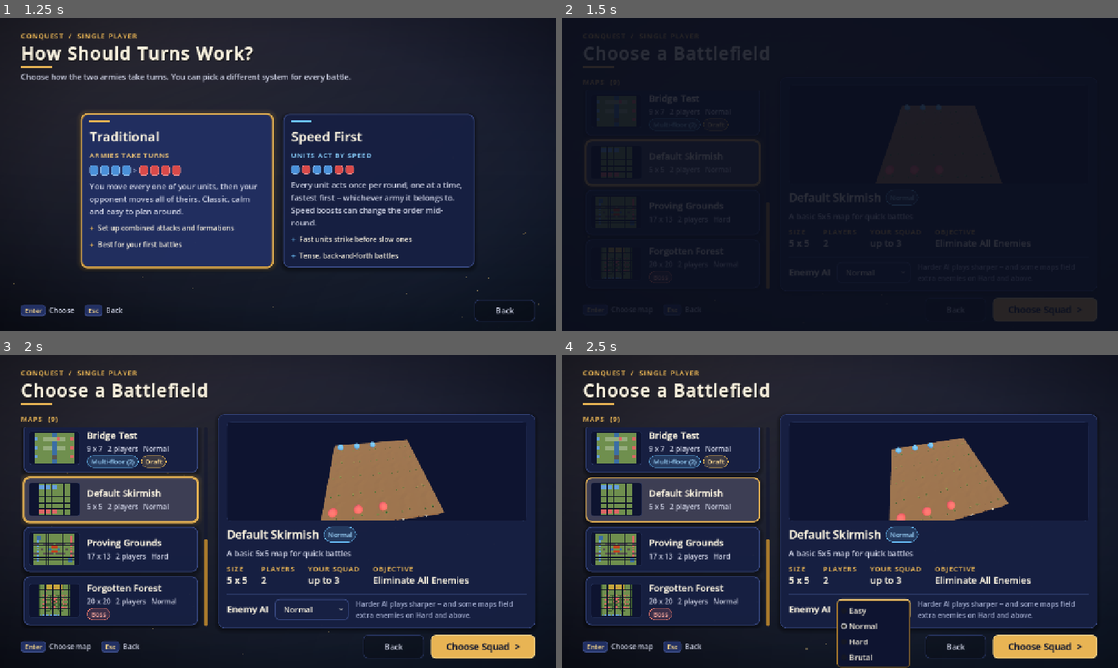
Above: before the commit, frames 1-4 (two rows, left to right).
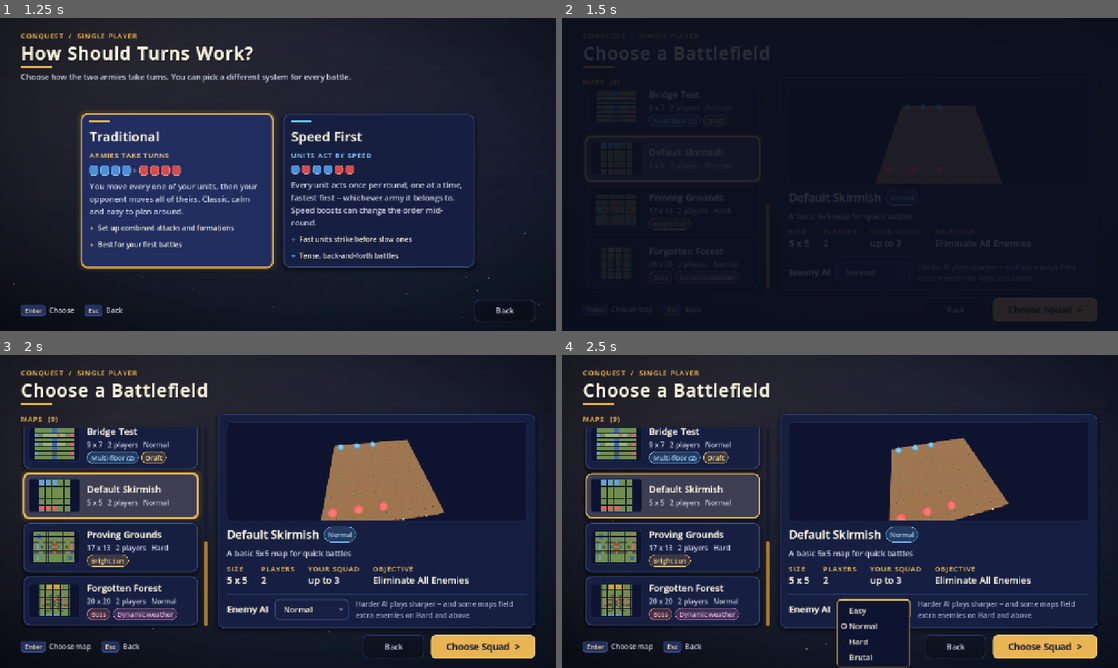
Above: after the commit, the same moments.

Repository: K-ennethA/Conquest
Game: Godot game, scene res://menus/MainMenu.tscn
Same seed, same stepped clock (60 frames per second), same inputs: the game is played once before the commit and once after it.
Inputs (mouse positions are in pixels of both pictures, inside the frame that each line leads up to):
- Up to frame 1 (1.25 s): click "Single Player" at 0.5 s
- Up to frame 2 (1.5 s): click (739, 190) at 1.25 s
- Up to frame 3 (2 s): no input
- Up to frame 4 (2.5 s): click "Normal" at 2 s

Frame 1 is identical in both runs. In frame 2, 0.5% of the frame differs, in the area x 4-36%, y 23-85%; in frame 3, 6.5%, in the area x 4-38%, y 23-85%; in frame 4, 6.4%.

Commit message:
feat(weather): visuals tuning, Map Maker + map list weather, docs, screenshots
- Tune rain/sun/sand/bloom rigs, overlay and light moods from xvfb/GL3
  screenshots; commit 8 JPGs to docs/screenshots/weather/.
- Map Maker weather dropdown (fixed / dynamic-all / keep custom); map
  selection weather badge via MapResource.weather_summary().
- In-process net lockstep test for dynamic weather; headless logs print
  weather changes for the multi-process check.
- docs/WEATHER.md: weathers, effects table, authoring, net determinism.

Co-Authored-By: Claude Opus 5.5 <noreply@anthropic.com>
Claude-Session: https://claude.ai/code/session_0162bpEGUe9eHwfx1BhGZr9d

Diff:
--- a/game/combat/CombatServices.gd
+++ b/game/combat/CombatServices.gd
@@ -133,6 +133,9 @@
 
 func _on_weather_changed(now, previous) -> void:
 	_douse_suppressed_tile_effects()
+	if DisplayServer.get_name() == "headless" and now != null:
+		# Server / bot logs: lets the multi-process net check show the weather moving.
+		print("[Weather] round %d -> %s" % [weather.round, now.id])
 	weather_changed.emit(now, previous)
 
 
--- a/game/mapmaker/MapMakerScene.gd
+++ b/game/mapmaker/MapMakerScene.gd
@@ -72,6 +72,7 @@
 var _grid_container: GridContainer
 var _status_label: Label
 var _name_edit: LineEdit
+var _weather_opt: OptionButton
 var _floor_label: Label
 var _issues_label: RichTextLabel
 var _tool_buttons: Dictionary = {}  # Tool -> Button
@@ -134,6 +135,14 @@
 	_name_edit.custom_minimum_size = Vector2(160, 0)
 	_name_edit.text_changed.connect(func(t): model.map_name = t)
 	top.add_child(_name_edit)
+
+	# Battle weather (docs/WEATHER.md): a fixed weather, a dynamic mix, or the map's
+	# own schedule/dynamic settings kept as-is.
+	top.add_child(_make_label("Weather:"))
+	_weather_opt = OptionButton.new()
+	_weather_opt.item_selected.connect(_on_weather_selected)
+	top.add_child(_weather_opt)
+	_sync_weather_option()
 
 	top.add_child(_make_label("Width:"))
 	_width_spin = _make_spin(1, MapResource.MAX_MAP_SIZE, model.width)
@@ -609,7 +618,43 @@
 		_name_edit.text = model.map_name
 		_width_spin.value = model.width
 		_height_spin.value = model.height
+	_sync_weather_option()
 	_rebuild_grid()
+
+
+## Weather dropdown: one entry per authored weather (fixed), "Dynamic (all)", and a
+## "Custom" entry that keeps a loaded map's own schedule / dynamic settings.
+func _sync_weather_option() -> void:
+	if _weather_opt == null:
+		return
+	_weather_opt.clear()
+	var s := WeatherState.normalize_settings(model.weather_settings)
+	var selected := -1
+	for id in Weather.all_ids():
+		_weather_opt.add_item(Weather.get_weather(id).display_name)
+		_weather_opt.set_item_metadata(_weather_opt.item_count - 1, String(id))
+		if s["mode"] == WeatherState.MODE_FIXED and s["weather"] == id:
+			selected = _weather_opt.item_count - 1
+	_weather_opt.add_item("Dynamic (all)")
+	_weather_opt.set_item_metadata(_weather_opt.item_count - 1, "__dynamic")
+	if s["mode"] != WeatherState.MODE_FIXED:
+		_weather_opt.add_item("Custom (%s)" % s["mode"])
+		_weather_opt.set_item_metadata(_weather_opt.item_count - 1, "__custom")
+		selected = _weather_opt.item_count - 1
+	_weather_opt.select(maxi(selected, 0))
+
+
+func _on_weather_selected(index: int) -> void:
+	var key := String(_weather_opt.get_item_metadata(index))
+	if key == "__custom":
+		return
+	if key == "__dynamic":
+		var pool := {}
+		for id in Weather.all_ids():
+			pool[String(id)] = 1
+		model.weather_settings = {"mode": "dynamic", "weather": "clear", "pool": pool, "change_every": 3}
+	else:
+		model.weather_settings = {"mode": "fixed", "weather": key}
 
 
 func _set_status(text: String) -> void:
--- a/game/maps/resources/MapResource.gd
+++ b/game/maps/resources/MapResource.gd
@@ -656,6 +656,19 @@
 	}
 
 
+## Short label for map lists ("Rain", "Dynamic weather", "Changing weather"); ""
+## for a permanently Clear map.
+func weather_summary() -> String:
+	match weather_mode:
+		"dynamic":
+			return "Dynamic weather"
+		"schedule":
+			return "Changing weather"
+	if weather == "" or weather == "clear":
+		return ""
+	return Weather.get_weather(weather).display_name
+
+
 ## Apply a settings dictionary (the inverse of [method get_weather_settings]).
 func set_weather_settings(settings: Dictionary) -> void:
 	var n := WeatherState.normalize_settings(settings)
--- a/game/visuals/weather/WeatherRigs.gd
+++ b/game/visuals/weather/WeatherRigs.gd
@@ -104,7 +104,7 @@
 static func _sand() -> Node3D:
 	var rig := _rig("SandRig")
 	# Fast horizontal sand streaks.
-	var grit := _layer(rig, "Grit", 1300, Vector2(0.55, 0.035), soft_dot_texture(), Color(0.93, 0.76, 0.5), 0.75, false)
+	var grit := _layer(rig, "Grit", 1600, Vector2(0.9, 0.055), soft_dot_texture(0.2), Color(1.0, 0.9, 0.72), 0.95, false)
 	grit.lifetime = 1.5
 	grit.direction = Vector3(1.0, -0.05, 0.25)
 	grit.spread = 6.0
@@ -113,7 +113,7 @@
 	grit.gravity = Vector3(0, -0.5, 0)
 	_set_box(rig, grit, Vector3(0.8, 4.0, 0.8), 3.5)
 	# Big soft dust sheets rolling across the field.
-	var sheets := _layer(rig, "DustSheets", 70, Vector2(11.0, 4.5), soft_dot_texture(), Color(0.86, 0.64, 0.4), 0.24, false)
+	var sheets := _layer(rig, "DustSheets", 80, Vector2(12.0, 5.0), soft_dot_texture(), Color(0.74, 0.52, 0.32), 0.42, false)
 	sheets.lifetime = 7.0
 	sheets.direction = Vector3(1.0, 0.0, 0.2)
 	sheets.spread = 8.0
@@ -142,7 +142,7 @@
 static func _bloom() -> Node3D:
 	var rig := _rig("BloomRig")
 	# Pollen motes drifting up and sideways.
-	var pollen := _layer(rig, "Pollen", 380, Vector2(0.1, 0.1), soft_dot_texture(), Color(1.0, 0.93, 0.45), 0.95, true)
+	var pollen := _layer(rig, "Pollen", 420, Vector2(0.14, 0.14), soft_dot_texture(0.2), Color(1.0, 0.9, 0.4), 1.0, true)
 	pollen.lifetime = 7.0
 	pollen.direction = Vector3(0.4, 0.5, 0.2)
 	pollen.spread = 120.0
@@ -154,7 +154,7 @@
 	pollen.color_ramp = _pulse_ramp(Color(1, 1, 1, 1))
 	_set_box(rig, pollen, Vector3(0.6, 3.0, 0.6), 3.0)
 	# Tumbling petals.
-	var petals := _layer(rig, "Petals", 190, Vector2(0.26, 0.15), soft_dot_texture(0.35), Color(1, 1, 1), 0.95, false)
+	var petals := _layer(rig, "Petals", 280, Vector2(0.4, 0.24), soft_dot_texture(0.45), Color(1, 1, 1), 1.0, false)
 	petals.lifetime = 8.0
 	petals.direction = Vector3(0.6, -0.3, 0.2)
 	petals.spread = 40.0
@@ -168,7 +168,7 @@
 	petals.color_initial_ramp = _palette([Color(1.0, 0.62, 0.82), Color(1.0, 0.86, 0.93), Color(0.86, 0.66, 1.0), Color(1.0, 0.74, 0.7)])
 	_set_box(rig, petals, Vector3(0.6, 2.5, 0.6), 6.0)
 	# Glowing flower specks twinkling on the ground.
-	var specks := _layer(rig, "Specks", 230, Vector2(0.16, 0.16), star_texture(), Color(1, 1, 1), 0.95, true)
+	var specks := _layer(rig, "Specks", 300, Vector2(0.26, 0.26), star_texture(), Color(1, 1, 1), 1.0, true)
 	specks.lifetime = 2.8
 	specks.initial_velocity_min = 0.0
 	specks.initial_velocity_max = 0.05
--- a/game/visuals/weather/weather_overlay.gdshader
+++ b/game/visuals/weather/weather_overlay.gdshader
@@ -73,7 +73,8 @@
 		float n = fbm(p);
 		float n2 = fbm(p * 2.3 + vec2(-TIME * 0.9, 0.0));
 		float band = mix(1.0, 0.55, uv.y);
-		float a = (0.18 + 0.30 * n * band + 0.12 * n2) * sand_amt;
+		float billow = smoothstep(0.32, 0.78, n);
+		float a = (0.09 + 0.5 * billow * band + 0.10 * smoothstep(0.4, 0.8, n2)) * sand_amt;
 		vec3 sand = mix(vec3(0.72, 0.48, 0.26), vec3(0.95, 0.75, 0.48), n2);
 		mix_col = vec4(mix(mix_col.rgb, sand, a / max(a + mix_col.a, 0.001)), clamp(mix_col.a + a, 0.0, 0.75));
 	}
@@ -85,8 +86,7 @@
 		float edge = smoothstep(0.35, 1.2, length(c));
 		float shimmer = 0.5 + 0.5 * sin(TIME * 0.6 + uv.x * 3.0 + uv.y * 2.0);
 		vec3 pastel = mix(vec3(1.0, 0.62, 0.85), vec3(1.0, 0.9, 0.55), uv.y + 0.2 * shimmer);
-		add_rgb += pastel * edge * 0.22 * bloom_amt;
-		add_rgb += vec3(1.0, 0.85, 0.95) * 0.03 * bloom_amt;
+		add_rgb += pastel * edge * 0.16 * bloom_amt;
 	}
 
 	// Composite (premultiplied): out = rgb + dst * (1 - a). The haze/tint part is a
--- a/game/weather/resources/desert_storm.tres
+++ b/game/weather/resources/desert_storm.tres
@@ -62,7 +62,7 @@
 ambient_scale = 0.95
 ambient_tint = Color(1, 0.84, 0.66, 1)
 fog_color = Color(0.8, 0.6, 0.38, 1)
-fog_density = 0.03
+fog_density = 0.02
 glow_scale = 1.0
 saturation = 0.85
 brightness = 0.95
--- a/game/weather/resources/overbloom.tres
+++ b/game/weather/resources/overbloom.tres
@@ -55,15 +55,15 @@
 fx_kind = &"bloom"
 sun_color = Color(1, 0.93, 0.86, 1)
 sun_energy_scale = 1.1
-ambient_scale = 1.15
+ambient_scale = 1.0
 ambient_tint = Color(1, 0.92, 0.98, 1)
 fog_color = Color(0.96, 0.84, 0.92, 1)
-fog_density = 0.006
-glow_scale = 1.6
-glow_bloom = 0.1
-saturation = 1.3
-brightness = 1.04
-contrast = 1.0
+fog_density = 0.003
+glow_scale = 1.2
+glow_bloom = 0.0
+saturation = 1.25
+brightness = 0.97
+contrast = 1.05
 sky_tint = Color(1.0, 0.9, 1.0, 1)
 shader_bloom = 1.0
 wind_strength = 0.8
--- a/menus/MapSelection.gd
+++ b/menus/MapSelection.gd
@@ -315,6 +315,8 @@
 		row.add_child(MenuKit.badge("Boss", MenuTheme.DANGER))
 	if not res.is_active():
 		row.add_child(MenuKit.badge("Draft", MenuTheme.WARNING))
+	if res.has_method("weather_summary") and res.weather_summary() != "":
+		row.add_child(MenuKit.badge(res.weather_summary(), Weather.get_weather(res.weather).color))
 	return row
 
 
--- a/tests/integration/test_net_match.gd
+++ b/tests/integration/test_net_match.gd
@@ -321,6 +321,32 @@
 	assert_eq(desyncs, [], "no desync across the whole exchange")
 
 
+func test_dynamic_weather_stays_in_lockstep_across_peers() -> void:
+	# Dynamic weather seeded from the match's public seed (as GameWorldManager does),
+	# changing every round; ranged coin strikes feel the Desert Storm hit penalty.
+	assert_true(await _start_match(), "match started")
+	var seed_value := int(_hs().get_match_config()["seed"])
+	assert_eq(seed_value, int(_cs().get_match_config()["seed"]), "both peers see the same seed")
+	var settings := { "mode": "dynamic", "weather": "desert_storm",
+		"pool": { "desert_storm": 1, "rain": 1, "bright_sun": 1, "clear": 1 }, "change_every": 1 }
+	CombatServices.weather.configure(settings, seed_value)
+	var desyncs := []
+	_cs().desync_detected.connect(func(s, _a, _b): desyncs.append(s))
+	for i in range(5):
+		assert_eq(await _submit(_hs(), NetProtocol.use_move("0:1", 1, Vector3i(4, 4, 0))), "", "coin strike %d" % i)
+		assert_eq(_hp(_hw, "1:1"), _hp(_cw, "1:1"), "same HP after strike %d" % i)
+		assert_eq(await _submit(_hs(), NetProtocol.end_turn()), "", "host ends turn %d" % i)
+		await H.wait_until(get_tree(), func(): return _cs().current_turn_slot() == 1)
+		assert_eq(await _submit(_cs(), NetProtocol.end_turn()), "", "client ends turn %d" % i)
+		await H.wait_until(get_tree(), func(): return _hs().current_turn_slot() == 0)
+	assert_gt(CombatServices.weather.round, 1, "the weather advanced with the rounds")
+	for r in range(1, CombatServices.weather.round + 1):
+		assert_eq(CombatServices.weather.id_for_round(r), WeatherState.base_id_for_round(settings, seed_value, r),
+			"round %d weather is the pure function of (settings, seed, round)" % r)
+	assert_eq(_hr().state_digest(), _cr().state_digest(), "final digests agree (weather included)")
+	assert_eq(desyncs, [], "no desync")
+
+
 func test_rules_rng_is_a_pure_function_of_seed_and_seq() -> void:
 	# No network: three independent worlds replay the same 30 accepted coin strikes.
 	var a := _build_world(self, LAYOUT, false, 777)
Not shown, added: docs/screenshots/weather/.gdignore
Binary file added: docs/screenshots/weather/bright_sun_river_crossing.jpg
Binary file added: docs/screenshots/weather/bright_sun_skirmish_arena.jpg
Binary file added: docs/screenshots/weather/desert_storm_forecast_chip.jpg
Binary file added: docs/screenshots/weather/desert_storm_skirmish_arena.jpg
Binary file added: docs/screenshots/weather/overbloom_forgotten_forest.jpg
Binary file added: docs/screenshots/weather/overbloom_skirmish_arena.jpg
Binary file added: docs/screenshots/weather/rain_castle_siege.jpg
Binary file added: docs/screenshots/weather/rain_river_crossing.jpg
Not shown, added: tests/integration/test_weather_battle.gd.uid
Not shown, added: tests/unit/test_weather.gd.uid
Not shown, added: docs/WEATHER.md
